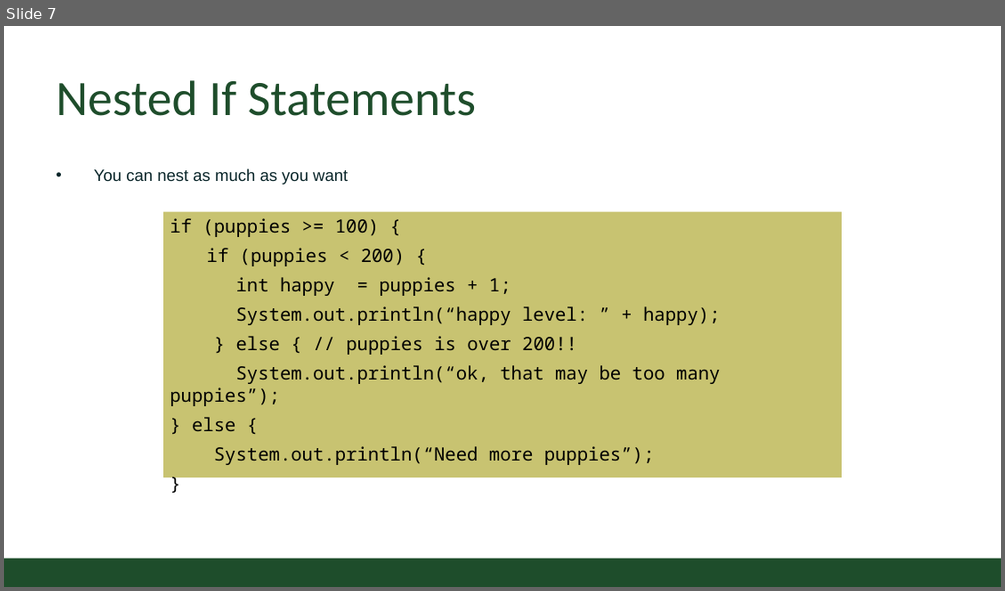
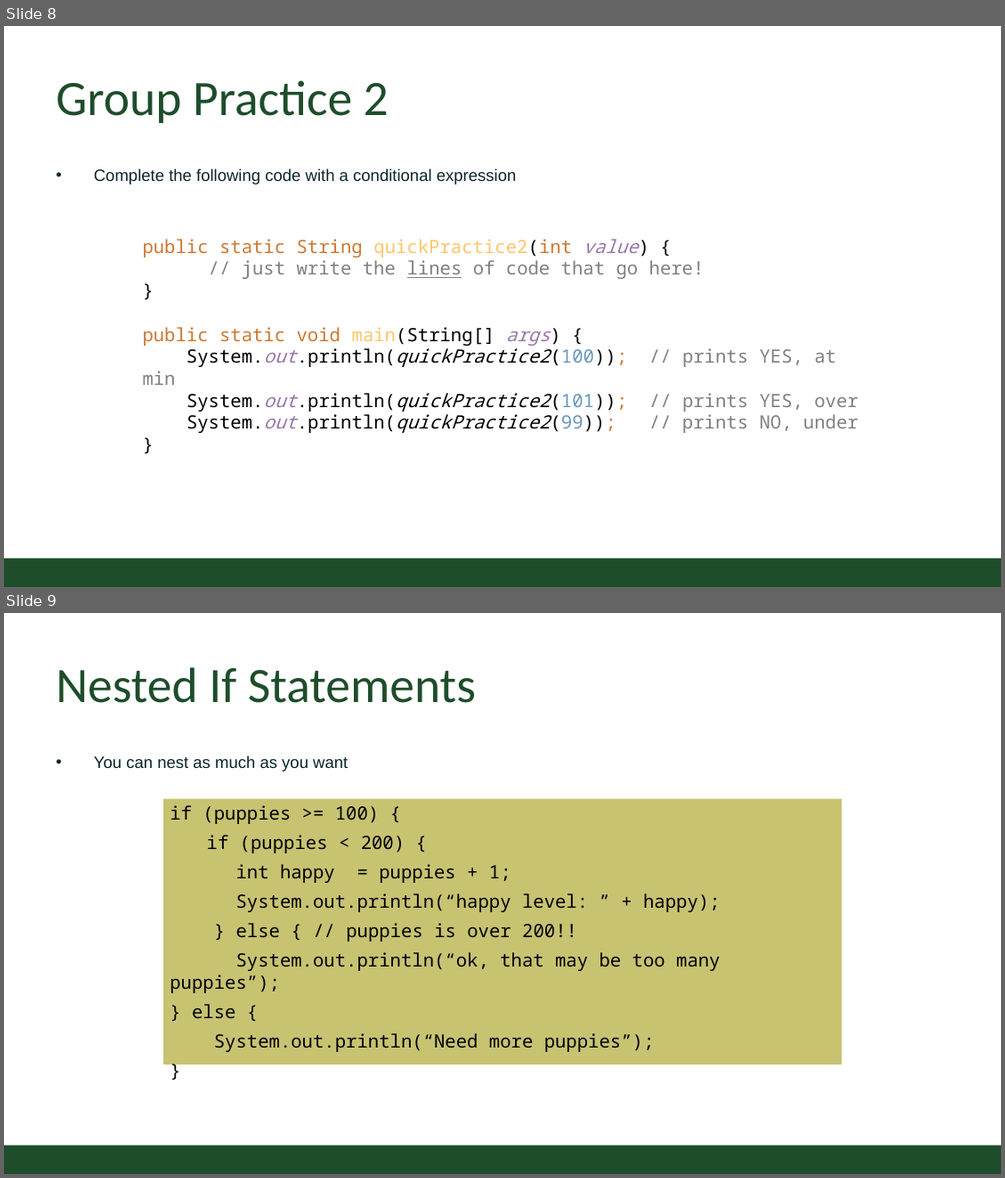
Before and after one commit to CSU-CompSci-CS163-4/Handouts, a slide deck: slides/On-Campus/03_01_Branching.pptx. Shown one above the other, each under a label of ours: slide 7 before the commit, slides 8 and 9 after it. The pictures are 1005x591 and 1005x1178 pixels, drawn with LibreOffice and Linux fonts; fonts in the diff are those of the drawing; background and template pictures are left out. Boxes give left, top, right and bottom in pixels: in the first picture for what was removed or moved away, otherwise in the second. Text is boxed around its words. In the diff, an @@ line names an element or a change of style, - is before the commit and + after.

Commit message:
added a few more practice examples.

```diff
--- a/slides/On-Campus/03_01_Branching.pptx
+++ b/slides/On-Campus/03_01_Branching.pptx
@@ slide 8 added at [4, 26, 1001, 587], background #FFFFFF; not listed: 1 template element that a slide beside it also shows @@
@@ title added at [56, 80, 388, 123], 54 pt, text #1E4D2B @@
+Group Practice 2
@@ text added at [94, 168, 517, 184], 18 pt, text #092529 @@
+• Complete the following code with a conditional expression
@@ text added at [143, 239, 858, 433], 20 pt, text #000000 @@
+public static String quickPractice2(int value) {
+// just write the lines of code that go here!
+}
+public static void main(String[] args) {
+System.out.println(quickPractice2(100)); // prints YES, at min
+System.out.println(quickPractice2(101)); // prints YES, over
+System.out.println(quickPractice2(99)); // prints NO, under
+}
@@ what was slide 7 is now slide 9 @@
```
Also in this commit, not shown: 1 slide changed, 1 other slide added, 1 other file.
